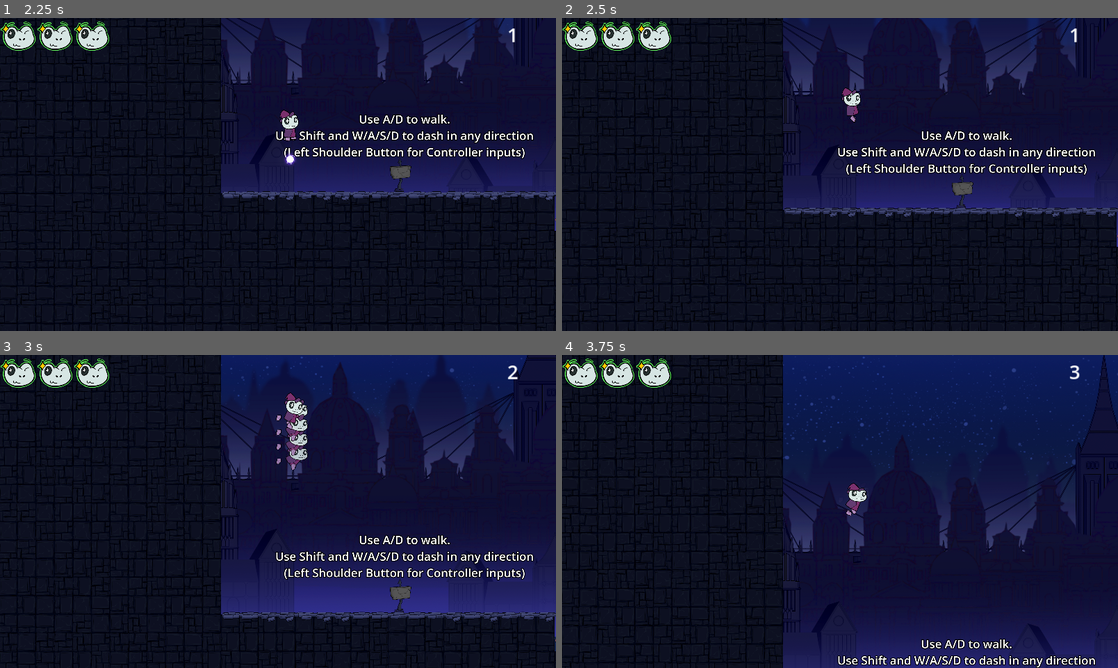
Above: before the commit, frames 1-4 (two rows, left to right).
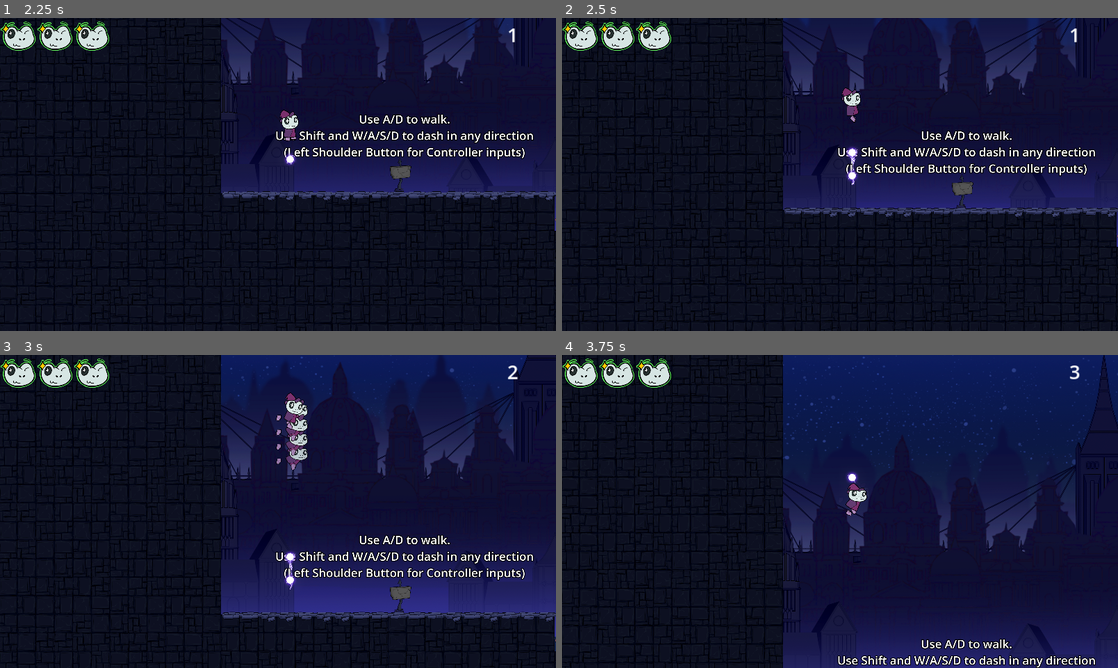
Above: after the commit, the same moments.

Repository: DerBrotDoktor/Frogoth
Game: Godot game, scene res://scenes/main/main.tscn
Two runs of this game, one before a commit and one after it. Both use one fixed random seed, a clock stepped at 60 frames per second and the inputs below.
Inputs:
- Up to frame 1 (2.25 s): click "Start" at 0.5 s; hold Space (jump) 1.28-2.03 s; hold W (up) from 1.28 s (still down); tap F (discrad_shape) at 1.35 s; tap Space (jump) at 2.1 s
- Up to frame 2 (2.5 s): keep holding W (up); tap Space (jump) at 2.27 s; tap F (discrad_shape) at 2.3 s
- Up to frame 3 (3 s): keep holding W (up); tap Space (jump) at 2.57 s; hold Space (jump) from 2.78 s (still down); tap Shift (dash) at 2.85 s
- Up to frame 4 (3.75 s): keep holding W (up); release Space (jump) at 3.53 s; tap F (discrad_shape) at 3.6 s

Frame 1 is identical in both runs. In frame 2, 0.2% of the frame differs, in the area x 51-54%, y 41-54%; in frame 3, 0.2%; in frame 4, less than 0.1%.

Commit message:
Added: SFX Enemy 1 attack Added: SFX Enemy 2 attack Added: SFX falling platform Added: SFX discrad shape Added: SFX line connection Added: SFX use jump point Added: SFX player damage

Diff:
--- a/scenes/enemies/enemy_multiple_shot.tscn
+++ b/scenes/enemies/enemy_multiple_shot.tscn
@@ -6,6 +6,7 @@
 [ext_resource type="Texture2D" uid="uid://ds0mlkju613me" path="res://assets/enemy_2/enemy_2_death_an.png" id="4_oowmo"]
 [ext_resource type="Texture2D" uid="uid://duh8moi80j24s" path="res://assets/enemy_2/enemy_2_idle_an.png" id="5_g11fh"]
 [ext_resource type="Texture2D" uid="uid://pyvm1s0gujjr" path="res://assets/enemy_2/enemy_2_walk_an.png" id="6_wfasm"]
+[ext_resource type="AudioStream" uid="uid://x6beroms81br" path="res://assets/sfx/enemy/shotgun_enemy_attack_sfx.mp3" id="7_0uj4l"]
 
 [sub_resource type="AtlasTexture" id="AtlasTexture_48wup"]
 atlas = ExtResource("3_ao67i")
@@ -379,6 +380,18 @@
 tracks/3/interp = 1
 tracks/3/loop_wrap = true
 tracks/3/keys = {
+"times": PackedFloat32Array(0),
+"transitions": PackedFloat32Array(1),
+"update": 1,
+"values": [false]
+}
+tracks/4/type = "value"
+tracks/4/imported = false
+tracks/4/enabled = true
+tracks/4/path = NodePath("AttackPlayer:playing")
+tracks/4/interp = 1
+tracks/4/loop_wrap = true
+tracks/4/keys = {
 "times": PackedFloat32Array(0),
 "transitions": PackedFloat32Array(1),
 "update": 1,
@@ -438,6 +451,18 @@
 "transitions": PackedFloat32Array(1, 1),
 "update": 1,
 "values": [true, false]
+}
+tracks/4/type = "value"
+tracks/4/imported = false
+tracks/4/enabled = true
+tracks/4/path = NodePath("AttackPlayer:playing")
+tracks/4/interp = 1
+tracks/4/loop_wrap = true
+tracks/4/keys = {
+"times": PackedFloat32Array(0.3),
+"transitions": PackedFloat32Array(1),
+"update": 1,
+"values": [true]
 }
 
 [sub_resource type="Animation" id="Animation_a8pn4"]
@@ -584,3 +609,8 @@
 "": SubResource("AnimationLibrary_0ntfa")
 }
 autoplay = "RESET"
+
+[node name="AttackPlayer" type="AudioStreamPlayer2D" parent="." index="10"]
+stream = ExtResource("7_0uj4l")
+volume_db = 5.0
+bus = &"SoundEffects"
--- a/scenes/enemies/enemy_single_shot.tscn
+++ b/scenes/enemies/enemy_single_shot.tscn
@@ -6,6 +6,7 @@
 [ext_resource type="Texture2D" uid="uid://c64aufj8qg3lb" path="res://assets/enemy_1/enemy_1_death_an.png" id="4_ju14a"]
 [ext_resource type="Texture2D" uid="uid://ckajt1whbx8ki" path="res://assets/enemy_1/enemy_1_idle_an.png" id="5_u7jid"]
 [ext_resource type="Texture2D" uid="uid://bh0tc6aw2350p" path="res://assets/enemy_1/enemy_1_walk_an.png" id="6_i5tfn"]
+[ext_resource type="AudioStream" uid="uid://cn3nbuvt72vug" path="res://assets/sfx/enemy/single_shot_enemy_attack_sfx.mp3" id="7_a7evb"]
 
 [sub_resource type="AtlasTexture" id="AtlasTexture_d6v6o"]
 atlas = ExtResource("3_t545x")
@@ -358,6 +359,18 @@
 tracks/3/interp = 1
 tracks/3/loop_wrap = true
 tracks/3/keys = {
+"times": PackedFloat32Array(0),
+"transitions": PackedFloat32Array(1),
+"update": 1,
+"values": [false]
+}
+tracks/4/type = "value"
+tracks/4/imported = false
+tracks/4/enabled = true
+tracks/4/path = NodePath("../AttackPlayer:playing")
+tracks/4/interp = 1
+tracks/4/loop_wrap = true
+tracks/4/keys = {
 "times": PackedFloat32Array(0),
 "transitions": PackedFloat32Array(1),
 "update": 1,
@@ -417,6 +430,18 @@
 "transitions": PackedFloat32Array(1, 1),
 "update": 1,
 "values": [true, false]
+}
+tracks/4/type = "value"
+tracks/4/imported = false
+tracks/4/enabled = true
+tracks/4/path = NodePath("../AttackPlayer:playing")
+tracks/4/interp = 1
+tracks/4/loop_wrap = true
+tracks/4/keys = {
+"times": PackedFloat32Array(1.5),
+"transitions": PackedFloat32Array(1),
+"update": 1,
+"values": [true]
 }
 
 [sub_resource type="Animation" id="Animation_vdqn4"]
@@ -563,3 +588,8 @@
 "": SubResource("AnimationLibrary_fgq6s")
 }
 autoplay = "RESET"
+
+[node name="AttackPlayer" type="AudioStreamPlayer2D" parent="." index="10"]
+stream = ExtResource("7_a7evb")
+volume_db = 5.0
+bus = &"SoundEffects"
--- a/scenes/enviroment/platforms/special/falling_platform.gd
+++ b/scenes/enviroment/platforms/special/falling_platform.gd
@@ -15,8 +15,8 @@
 
 func start_fall():
 	$AnimationPlayer.play("fall_preperation")
+	$FalingPreperationPlayer.play()
 	$AnimationTimer.start()
-
 func fall():
 	if platform:
 		is_falling = true
--- a/scenes/enviroment/platforms/special/falling_platform.tscn
+++ b/scenes/enviroment/platforms/special/falling_platform.tscn
@@ -1,6 +1,7 @@
-[gd_scene load_steps=8 format=3 uid="uid://dm6yss7w4ixcq"]
+[gd_scene load_steps=9 format=3 uid="uid://dm6yss7w4ixcq"]
 
 [ext_resource type="Script" path="res://scenes/enviroment/platforms/special/falling_platform.gd" id="1_6e0rx"]
+[ext_resource type="AudioStream" uid="uid://c1u3s7d2w0dpv" path="res://assets/sfx/enviroment/falling_platform_sfx.mp3" id="2_7tpvr"]
 
 [sub_resource type="Animation" id="Animation_vard7"]
 length = 0.001
@@ -121,6 +122,11 @@
 [node name="CollisionShape2D" type="CollisionShape2D" parent="."]
 shape = SubResource("RectangleShape2D_vujji")
 
+[node name="FalingPreperationPlayer" type="AudioStreamPlayer2D" parent="."]
+stream = ExtResource("2_7tpvr")
+volume_db = -15.0
+bus = &"SoundEffects"
+
 [connection signal="timeout" from="RespawnTimer" to="." method="_on_respawn_timer_timeout"]
 [connection signal="timeout" from="AnimationTimer" to="." method="_on_animation_timer_timeout"]
 [connection signal="area_entered" from="TriggerArea" to="." method="_on_trigger_area_area_entered"]
--- a/scenes/kill_shape/kill_shape.gd
+++ b/scenes/kill_shape/kill_shape.gd
@@ -5,18 +5,22 @@
 var point_objects = []
 var point_positions = []
 var last_length = 128
-
+var shape_finished = false
 
 func add_point(point):
 	if not typeof(point) == typeof(Vector2.ZERO):
 		point_objects.append(point)
 		point_positions.append(point.position)
 		$KillShapePath.curve.add_point(point.position)
+		$OrbConnectPlayer.position = point.position
 	else:
 		point_positions.append(point)
 		$KillShapePath.curve.add_point(point)
+		$OrbConnectPlayer.position = point
 	if point_positions.size() > 0:
 		place_lightning()
+	if not shape_finished:
+		$OrbConnectPlayer.play()
 	$Outline.points = point_positions
 
 func place_lightning():
@@ -30,6 +34,7 @@
 	last_length = length
 
 func finish_shape(new_points):
+	shape_finished = true
 	clear_points()
 	for child in $KillShapePath.get_children():
 		child.queue_free()
@@ -85,6 +90,11 @@
 			point.delete_point()
 		elif is_instance_valid(point) and point.has_method("use_point"):
 			point.is_in_shape = false
+
+func discard_shape():
+	$DiscardShapePlayer.play()
+	await  $DiscardShapePlayer.finished
+	delete_shape()
 
 func _on_delete_timer_timeout():
 	delete_shape()
--- a/scenes/kill_shape/kill_shape.tscn
+++ b/scenes/kill_shape/kill_shape.tscn
@@ -1,7 +1,9 @@
-[gd_scene load_steps=4 format=3 uid="uid://b534dj4lmdign"]
+[gd_scene load_steps=6 format=3 uid="uid://b534dj4lmdign"]
 
 [ext_resource type="Script" path="res://scenes/kill_shape/kill_shape.gd" id="1_sr5bi"]
 [ext_resource type="PackedScene" uid="uid://t04ny4yh8fr2" path="res://scenes/kill_shape/kill_shape_outline_tile.tscn" id="2_1f81m"]
+[ext_resource type="AudioStream" uid="uid://bdbrnenxnvtyr" path="res://assets/sfx/killing_shape/discard_shape_sfx.mp3" id="3_djbr8"]
+[ext_resource type="AudioStream" uid="uid://b6f6wujtdixxm" path="res://assets/sfx/killing_shape/line_connecting_points_sfx.mp3" id="3_ei6m4"]
 
 [sub_resource type="Curve2D" id="Curve2D_csn5t"]
 
@@ -24,5 +26,15 @@
 [node name="KillShapePath" type="Path2D" parent="."]
 curve = SubResource("Curve2D_csn5t")
 
+[node name="OrbConnectPlayer" type="AudioStreamPlayer2D" parent="."]
+stream = ExtResource("3_ei6m4")
+volume_db = -15.0
+bus = &"SoundEffects"
+
+[node name="DiscardShapePlayer" type="AudioStreamPlayer" parent="."]
+stream = ExtResource("3_djbr8")
+volume_db = -10.0
+bus = &"SoundEffects"
+
 [connection signal="timeout" from="DeleteTimer" to="." method="_on_delete_timer_timeout"]
 [connection signal="tree_entered" from="KillShapePath" to="." method="_on_kill_shape_path_tree_entered"]
--- a/scenes/main/bash_point_controller.gd
+++ b/scenes/main/bash_point_controller.gd
@@ -63,8 +63,7 @@
 
 func clear_shape():
 	if current_shape:
-		current_shape.delete_shape()
-		current_shape.queue_free()
+		current_shape.discard_shape()
 		clear_current()
 
 func _on_player_player_died():
--- a/scenes/orbs/jump_point.gd
+++ b/scenes/orbs/jump_point.gd
@@ -4,6 +4,7 @@
 var used = false
 
 func use_point():
+	$UsePointPlayer.play()
 	$RefreshTimer.start()
 	used = true
 	$SpriteDeactivated.visible = true
--- a/scenes/orbs/jump_point.tscn
+++ b/scenes/orbs/jump_point.tscn
@@ -1,8 +1,9 @@
-[gd_scene load_steps=19 format=3 uid="uid://cj7mb0cagsptn"]
+[gd_scene load_steps=20 format=3 uid="uid://cj7mb0cagsptn"]
 
 [ext_resource type="Script" path="res://scenes/orbs/jump_point.gd" id="1_lotvx"]
 [ext_resource type="Texture2D" uid="uid://0knh5ix4tpv5" path="res://assets/vfx/orb/jump_orb.png" id="2_u3c28"]
 [ext_resource type="Texture2D" uid="uid://cxnwk5a1a5lbs" path="res://assets/vfx/orb/jump_orb_used.png" id="3_2k1vf"]
+[ext_resource type="AudioStream" uid="uid://dqnf5i1wf7613" path="res://assets/sfx/orb/collecting_jump_point_sfx.mp3" id="4_gd53a"]
 
 [sub_resource type="AtlasTexture" id="AtlasTexture_yvpwu"]
 atlas = ExtResource("2_u3c28")
@@ -132,4 +133,9 @@
 wait_time = 2.0
 one_shot = true
 
+[node name="UsePointPlayer" type="AudioStreamPlayer2D" parent="."]
+stream = ExtResource("4_gd53a")
+volume_db = -5.0
+bus = &"SoundEffects"
+
 [connection signal="timeout" from="RefreshTimer" to="." method="_on_refresh_timer_timeout"]
--- a/scenes/player/player.gd
+++ b/scenes/player/player.gd
@@ -262,6 +262,7 @@
 	if current_health > 1:
 		$Camera.shake()
 		$JumpVFXAnimation.visible = false
+		$SFXPlayer/DamageAudioPlayer.play()
 		$PlayerAnimation.play("hit_player_animation")
 		play_animation("damage")
 		current_health -= damage
--- a/scenes/player/player.tscn
+++ b/scenes/player/player.tscn
@@ -18,6 +18,7 @@
 [ext_resource type="AudioStream" uid="uid://y32bxgdxymnc" path="res://assets/sfx/player/air_jump_sfx.mp3" id="16_4dsqo"]
 [ext_resource type="AudioStream" uid="uid://chs37fmb14lyr" path="res://assets/sfx/player/dash_sfx.mp3" id="17_eof52"]
 [ext_resource type="AudioStream" uid="uid://co8g58x3flmpj" path="res://assets/sfx/player/walk_sfx.mp3" id="18_ua06j"]
+[ext_resource type="AudioStream" uid="uid://duvmvucant0du" path="res://assets/sfx/player/player_damage_sfx.mp3" id="19_6lf02"]
 
 [sub_resource type="ShaderMaterial" id="ShaderMaterial_fl175"]
 shader = ExtResource("4_wsp2d")
@@ -779,6 +780,10 @@
 volume_db = -10.0
 bus = &"SoundEffects"
 
+[node name="DamageAudioPlayer" type="AudioStreamPlayer" parent="SFXPlayer"]
+stream = ExtResource("19_6lf02")
+bus = &"SoundEffects"
+
 [connection signal="timeout" from="CoyoteTimer" to="." method="_on_coyote_timer_timeout"]
 [connection signal="timeout" from="DashTimer" to="." method="_on_dash_timer_timeout"]
 [connection signal="timeout" from="GhostTimer" to="." method="_on_ghost_timer_timeout"]
Not shown, added: assets/sfx/enemy/shotgun_enemy_attack_sfx.mp3.import
Not shown, added: assets/sfx/enemy/single_shot_enemy_attack_sfx.mp3.import
Not shown, added: assets/sfx/enviroment/falling_platform_sfx.mp3.import
Not shown, added: assets/sfx/killing_shape/discard_shape_sfx.mp3.import
Not shown, added: assets/sfx/killing_shape/line_connecting_points_sfx.mp3.import
Not shown, added: assets/sfx/orb/collecting_jump_point_sfx.mp3.import
Not shown, added: assets/sfx/player/player_damage_sfx.mp3.import
Not shown, changed: assets/sfx/player/walk_sfx.mp3.import
Not shown: 1 places in scenes/enemies/enemy_multiple_shot.tscn that only renumber resources
Not shown: 1 places in scenes/enemies/enemy_single_shot.tscn that only renumber resources
Not shown: 1 places in scenes/player/player.tscn that only renumber resources
Not shown, added: assets/sfx/enemy/shotgun_enemy_attack_sfx.mp3
(and 7 more such lines)
